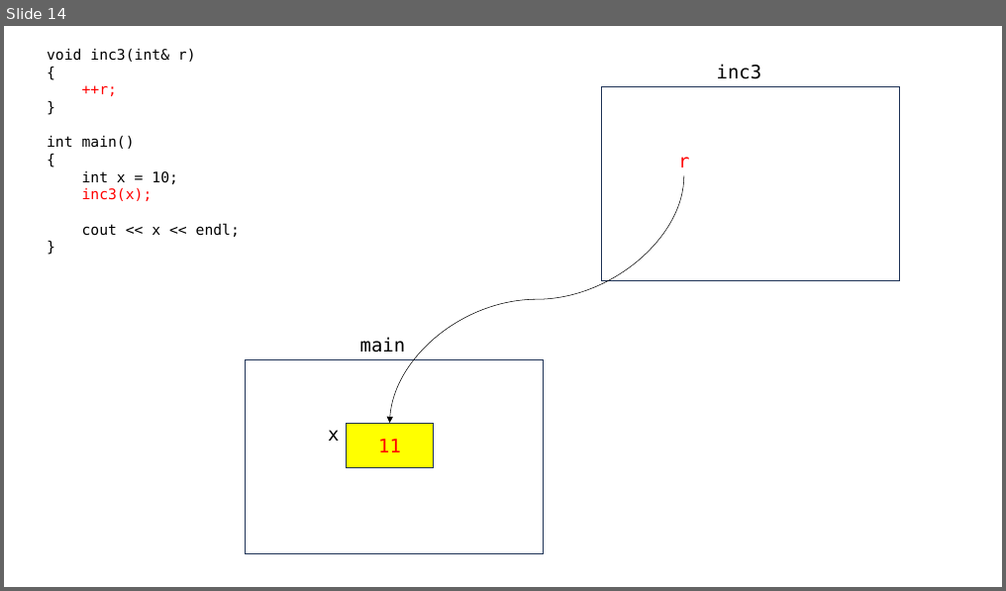
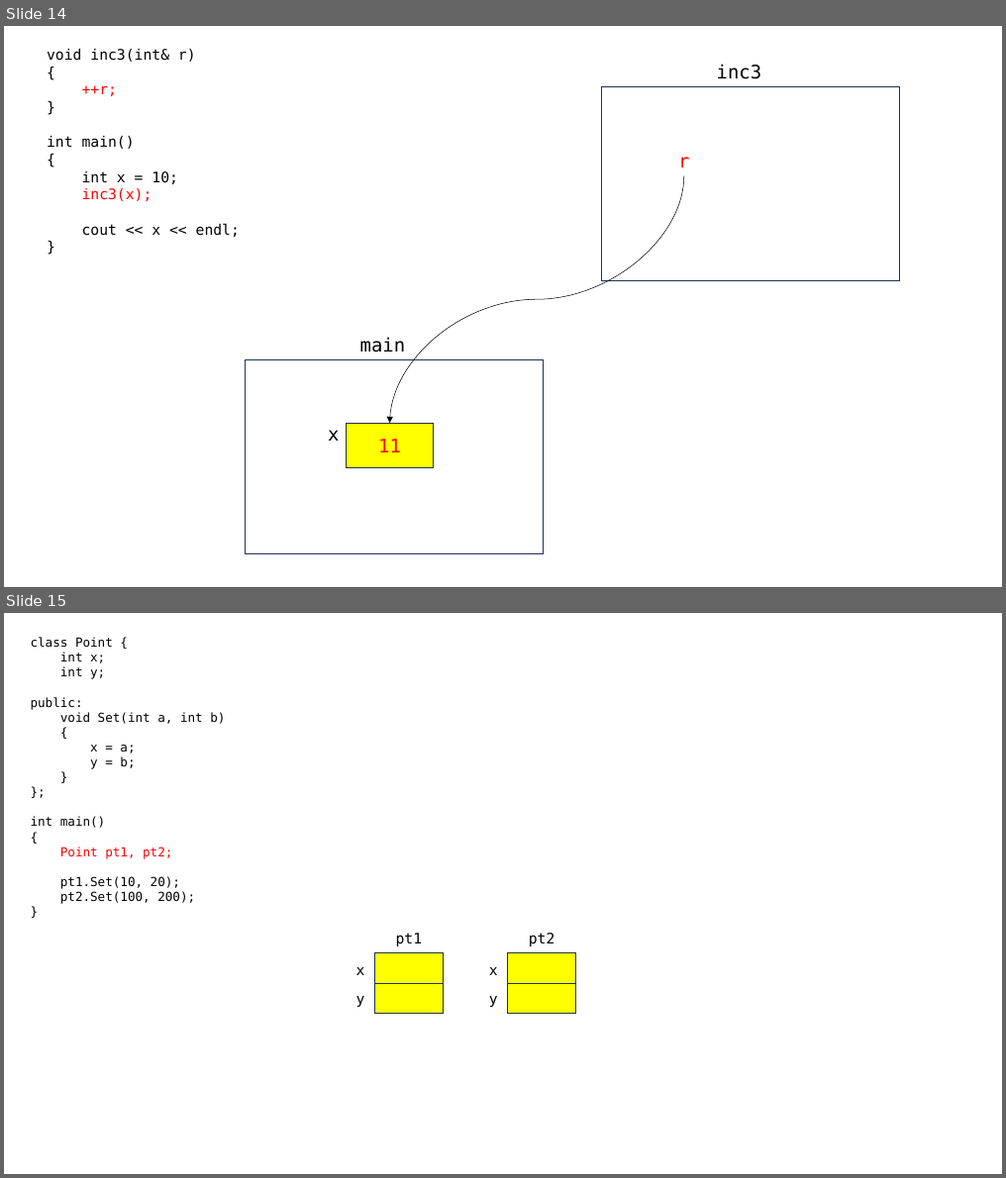
Before and after one commit to 72nkyung/hyundai_230807, a slide deck: hyundai_230807.pptx. Shown one above the other, each under a label of ours: slide 14 before the commit, slides 14 and 15 after it. The pictures are 1006x591 and 1006x1178 pixels, drawn with LibreOffice and Linux fonts; fonts in the diff are those of the drawing. Boxes give left, top, right and bottom in pixels: in the first picture for what was removed or moved away, otherwise in the second. Text is boxed around its words. In the diff, an @@ line names an element or a change of style, - is before the commit and + after.

```diff
--- a/hyundai_230807.pptx
+++ b/hyundai_230807.pptx
@@ slide 15 added at bbox=[4, 613, 1002, 1174], background #FFFFFF @@
@@ text added at bbox=[31, 637, 225, 904], 12 pt, text #000000 @@
+class Point {
+int x;
+int y;
+public:
+void Set(int a, int b)
+{
+x = a;
+y = b;
+}
+};
+int main()
+{
+Point pt1, pt2;
+pt1.Set(10, 20);
+pt2.Set(100, 200);
+}
@@ text added at bbox=[396, 933, 423, 947], 14 pt, text #000000 @@
+pt1
@@ text added at bbox=[529, 933, 555, 947], 14 pt, text #000000 @@
+pt2
@@ text added at bbox=[356, 967, 365, 975], 14 pt, text #000000 @@
+x
@@ rectangle added at bbox=[374, 954, 444, 983], fill #FFFF00, outline #1E3256 1 pt @@
@@ text added at bbox=[489, 967, 498, 975], 14 pt, text #000000 @@
+x
@@ rectangle added at bbox=[508, 954, 576, 983], fill #FFFF00, outline #1E3256 1 pt @@
@@ text added at bbox=[356, 996, 365, 1007], 14 pt, text #000000 @@
+y
@@ rectangle added at bbox=[374, 983, 444, 1014], fill #FFFF00, outline #1E3256 1 pt @@
@@ text added at bbox=[489, 996, 498, 1007], 14 pt, text #000000 @@
+y
@@ rectangle added at bbox=[508, 983, 576, 1014], fill #FFFF00, outline #1E3256 1 pt @@
```
Also in this commit, not shown: 3 other slides added, 1 other file.
